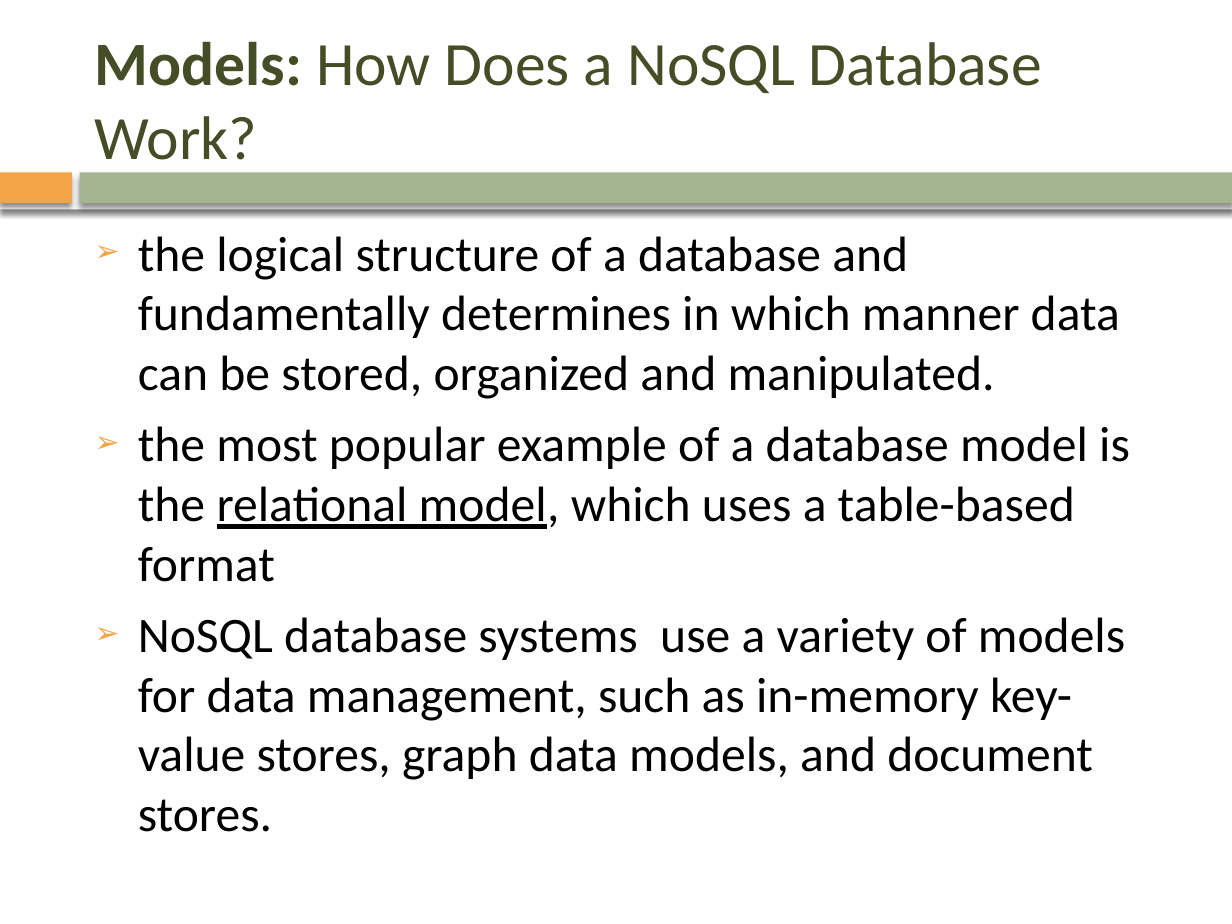
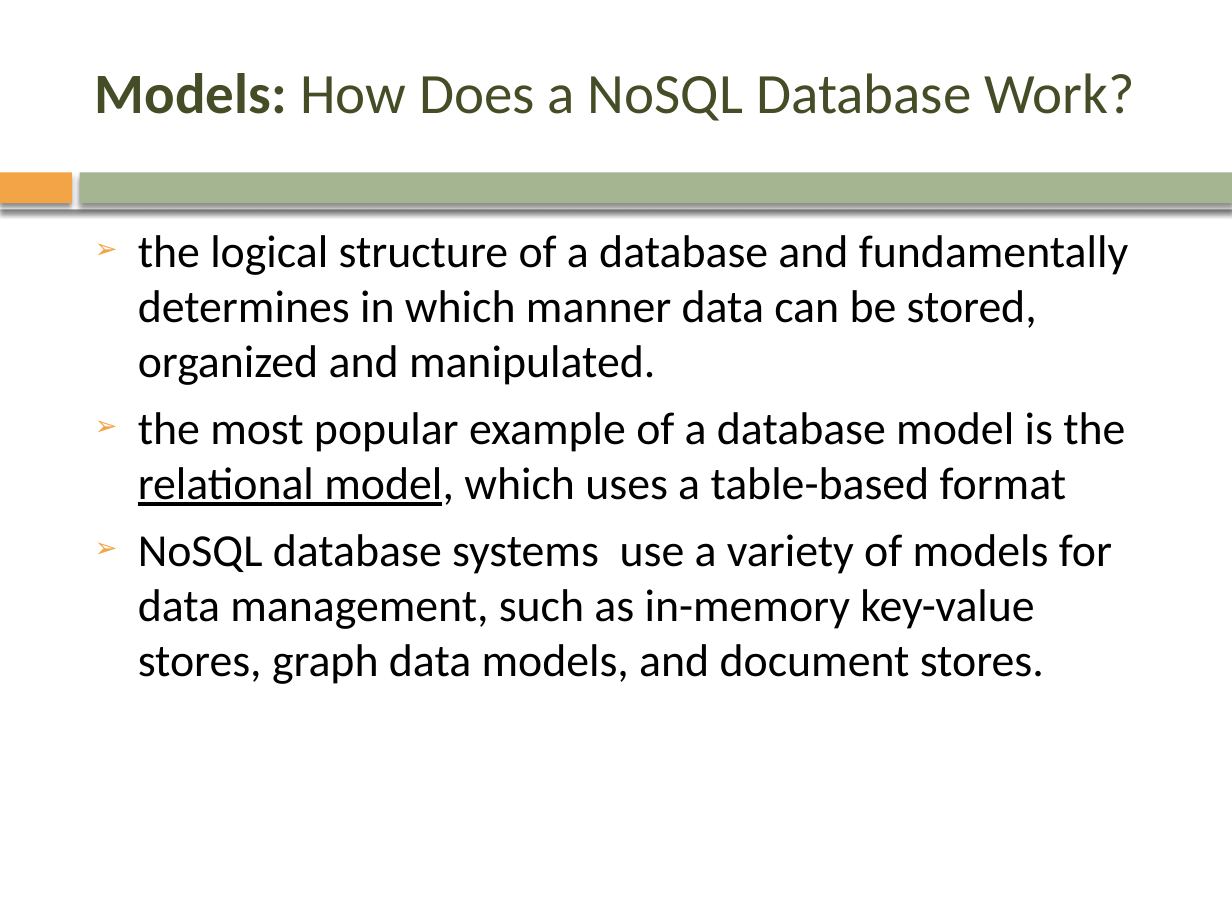
Before and after one commit to mrviit/notes, a slide deck: slide 6 of pp_template/nonsql/NoSQL.pptx. Drawn at 1232x924 pixels with LibreOffice and Linux fonts; fonts in the diff are those of the drawing; background and template pictures are left out. Boxes give left, top, right and bottom in pixels: in the first picture for what was removed or moved away, otherwise in the second. Text is boxed around its words. In the diff, an @@ line names an element or a change of style, - is before the commit and + after.

```diff
--- a/pp_template/nonsql/NoSQL.pptx
+++ b/pp_template/nonsql/NoSQL.pptx
@@ text "Models: How Does a NoSQL ..." at <box>95,73,1135,121</box>: size 36 to 33.3 pt; line spacing 1 to 0.8 @@
@@ text "the logical structure of a ..." at <box>138,235,1128,684</box>: size 29 to 26.8 pt @@
```
Also in this commit, not shown: 22 other slides changed, 3 slides removed, 2 other files.
